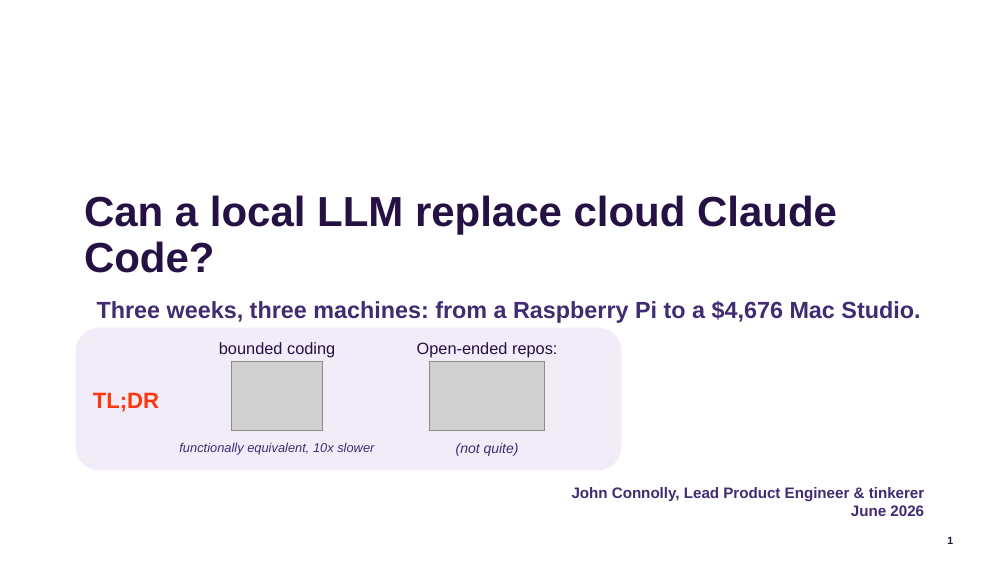
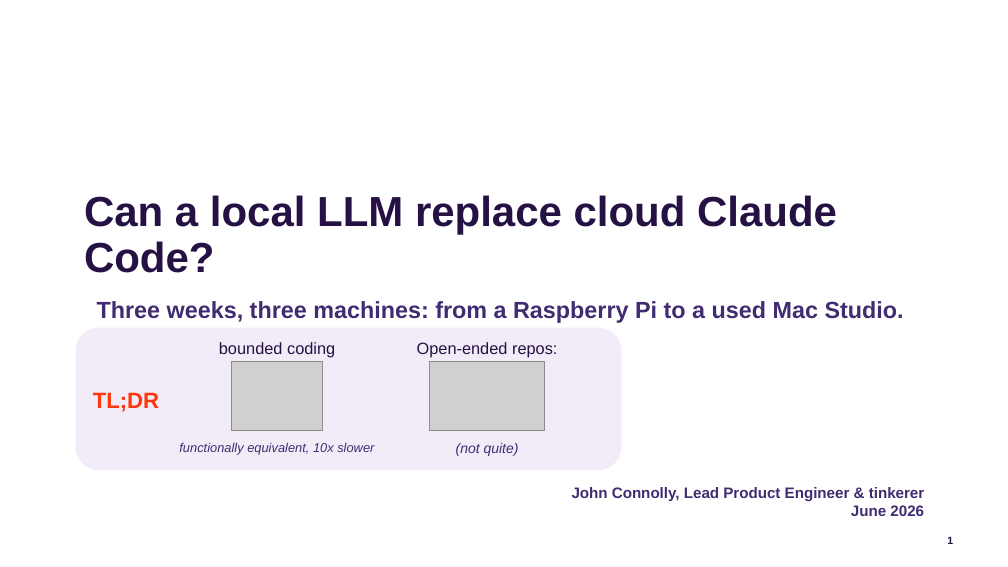
Before and after one commit to jconnolly/local-llm-pi5, a slide deck: slide 1 of local-llm-datasociety.pptx. Drawn at 1008x567 pixels with LibreOffice and Linux fonts; fonts in the diff are those of the drawing; grey boxes stand for pictures; background and template pictures are left out. Boxes give left, top, right and bottom in pixels: in the first picture for what was removed or moved away, otherwise in the second. Text is boxed around its words. In the diff, an @@ line names an element or a change of style, - is before the commit and + after.

```diff
--- a/local-llm-datasociety.pptx
+++ b/local-llm-datasociety.pptx
@@ subtitle at [97,301,904,323]: text changed @@
-Three weeks, three machines: from a Raspberry Pi to a $4,676 Mac Studio.
+Three weeks, three machines: from a Raspberry Pi to a used Mac Studio.
```
Also in this commit, not shown: 6 other slides changed, 3 other files.
